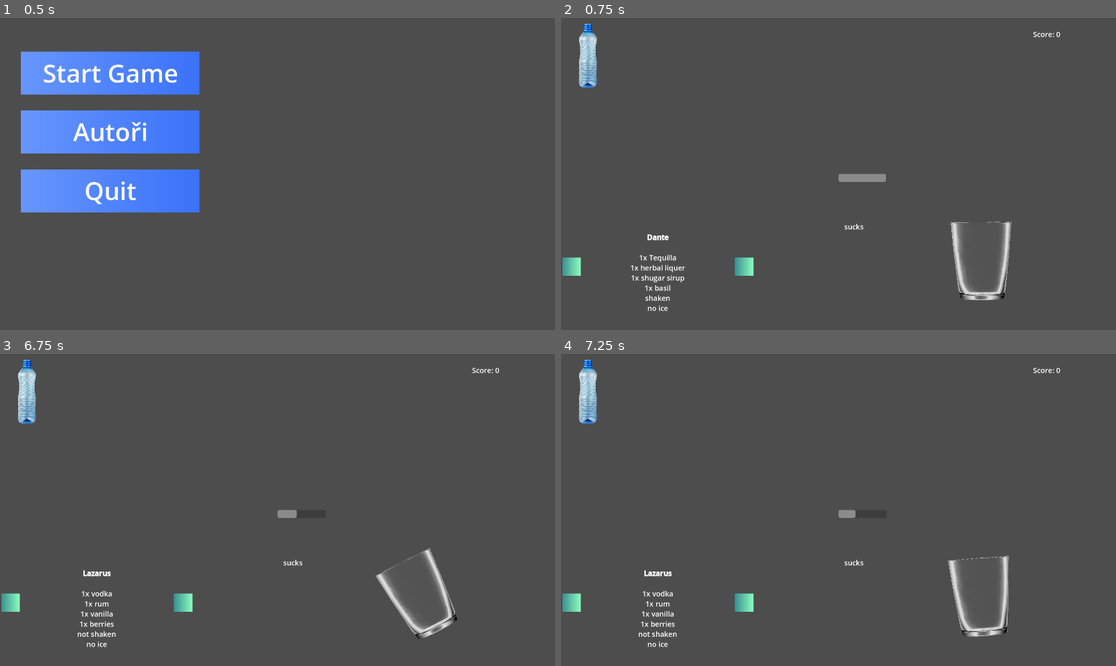
Above: before the commit, frames 1-4 (two rows, left to right).
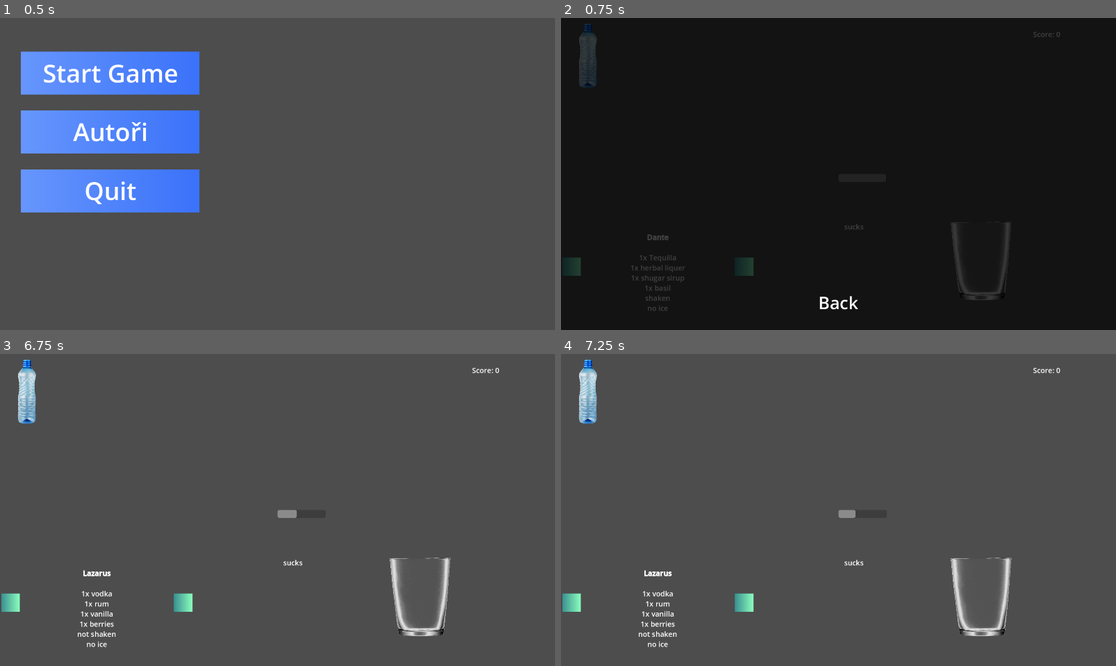
Above: after the commit, the same moments.

Repository: buficek7/GameJamBrno2024
Game: Godot game, scene res://scenes/Menu.tscn
Two runs of this game, one before a commit and one after it. Both use one fixed random seed, a clock stepped at 60 frames per second and the inputs below.
Inputs (mouse positions are in pixels of both pictures, inside the frame that each line leads up to):
- Up to frame 1 (0.5 s): no input
- Up to frame 2 (0.75 s): click "Start Game" at 0.5 s
- Up to frame 3 (6.75 s): click (277, 637) at 1.25 s, where only the run after the commit has a clickable "Back"; click (183, 603) at 2 s; click (183, 603) at 2.75 s; click (183, 603) at 3.5 s; click (11, 603) at 4.25 s; tap Enter at 5 s; move the mouse to (488, 375) at 5.02 s; press the mouse at (488, 375) at 5.03 s; tap Space at 5.27, 6.02 s; tap R (Reset) at 5.75, 6.5 s; move the mouse to (294, 597) at 5.77 s; release the mouse at (294, 597) at 5.78 s; tap P (Serve) at 5.85 s; move the mouse to (333, 441) at 6.52 s; tap S (Shake) at 6.6 s
- Up to frame 4 (7.25 s): no input

Frame 1 is identical in both runs. In frame 2, 100% of the frame differs, in the area x 0-100%, y 0-100%; in frame 3, 1.3%; in frame 4, 0.6%.
Error after the commit: Parse Error: Could not parse global class "Dish" from "res://scripts/Dish.gd". (res://scripts/Ingredient.gd:10)

Commit message:
something

Diff:
--- a/scenes/Test Scene.tscn
+++ b/scenes/Test Scene.tscn
@@ -9,6 +9,7 @@
 [ext_resource type="Script" path="res://scripts/Dish.gd" id="3_droxh"]
 [ext_resource type="Script" path="res://scripts/Active_Order.gd" id="3_jh7jl"]
 [ext_resource type="Script" path="res://scripts/ScoreCount.gd" id="3_tme6e"]
+[ext_resource type="Script" path="res://scripts/Inscpection.gd" id="10_7w07t"]
 
 [sub_resource type="Gradient" id="Gradient_msppg"]
 colors = PackedColorArray(0.233781, 0.569621, 0.574711, 1, 0.54902, 1, 0.745098, 1)
@@ -83,6 +84,9 @@
 radius = 57.21
 height = 249.48
 
+[sub_resource type="LabelSettings" id="LabelSettings_llw0g"]
+font_size = 60
+
 [node name="Node2D" type="Node2D"]
 position = Vector2(2, -1)
 script = ExtResource("1_s5lyr")
@@ -197,6 +201,9 @@
 position = Vector2(490, 300)
 scale = Vector2(3.11793, 2.15332)
 script = ExtResource("3_droxh")
+scaleTexture = null
+scaleTextureMax = null
+scaleMax = null
 
 [node name="CollisionShape2D" type="CollisionShape2D" parent="DrinkDish"]
 shape = SubResource("RectangleShape2D_hm5ap")
@@ -222,7 +229,46 @@
 scale = Vector2(0.1, 0.1)
 texture = ExtResource("1_mfb7t")
 
+[node name="Inspect" type="Control" parent="."]
+layout_mode = 3
+anchors_preset = 0
+offset_right = 40.0
+offset_bottom = 40.0
+script = ExtResource("10_7w07t")
+
+[node name="ColorRect" type="ColorRect" parent="Inspect"]
+layout_mode = 2
+offset_left = -1181.0
+offset_top = -700.0
+offset_right = 1142.0
+offset_bottom = 685.0
+color = Color(0, 0, 0, 0.745098)
+
+[node name="RichTextLabel" type="RichTextLabel" parent="Inspect"]
+layout_mode = 2
+offset_left = -845.0
+offset_top = -468.0
+offset_right = 835.0
+offset_bottom = 260.0
+
+[node name="TextureButton" type="TextureButton" parent="Inspect"]
+layout_mode = 0
+offset_left = -161.0
+offset_top = 379.0
+offset_right = 160.0
+offset_bottom = 508.0
+
+[node name="Label" type="Label" parent="Inspect/TextureButton"]
+layout_mode = 0
+offset_right = 321.0
+offset_bottom = 131.0
+text = "Back"
+label_settings = SubResource("LabelSettings_llw0g")
+horizontal_alignment = 1
+vertical_alignment = 1
+
 [connection signal="pressed" from="Book/Forward" to="Book" method="_on_forward_pressed"]
 [connection signal="pressed" from="Book/Backward" to="Book" method="_on_backward_pressed"]
 [connection signal="TimeOut" from="Order_TImer" to="." method="_on_order_t_imer_time_out"]
 [connection signal="timeout" from="Order_TImer/Timer" to="Order_TImer" method="_on_timer_timeout"]
+[connection signal="pressed" from="Inspect/TextureButton" to="Inspect" method="_on_texture_button_pressed"]
--- a/scripts/Dish.gd
+++ b/scripts/Dish.gd
@@ -19,6 +19,7 @@
 	return len(ingredients.keys()) == 0
 
 func _input(event):
+	if event.
 	if event.is_action_pressed("Serve"):
 		if ingEmpty():
 			return
--- /dev/null
+++ b/scripts/Inscpection.gd
@@ -0,0 +1,14 @@
+class_name Inspection
+extends Control
+
+@onready var label = $RichTextLabel
+
+func change_visibility():
+	self.visible = !self.visible
+
+func change_label(new_text: String):
+	label.text = "[center][font_size=25]" + new_text + "[/font_size][/center]"
+
+
+func _on_texture_button_pressed():
+	change_visibility()
Not shown: 1 places in scenes/Test Scene.tscn that only renumber resources
